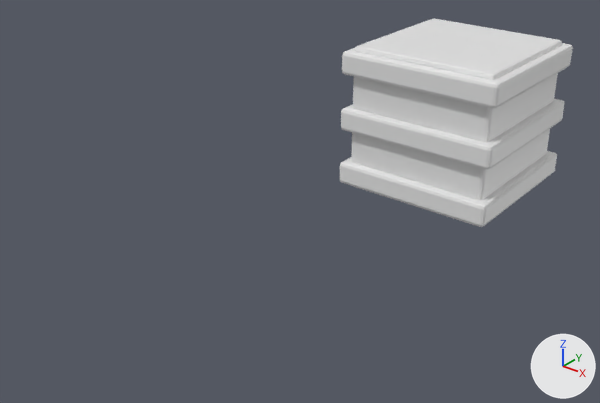
One commit to the FBX model Assets/FBX/generated/SM_Ship_Freighter_01_Reactor.fbx: the scene before it, then after it.
Both versions are drawn from a camera (50 mm lens) standing at (376.0, -719.0, 288.0) and looking at (-20.0, -224.0, -19.0). Lighting does not change. The marker at lower right points along +X, +Y and +Z. The picture after the commit comes second.

In view in the first picture: 'SM_Ship_Freighter_01_Reactor'.
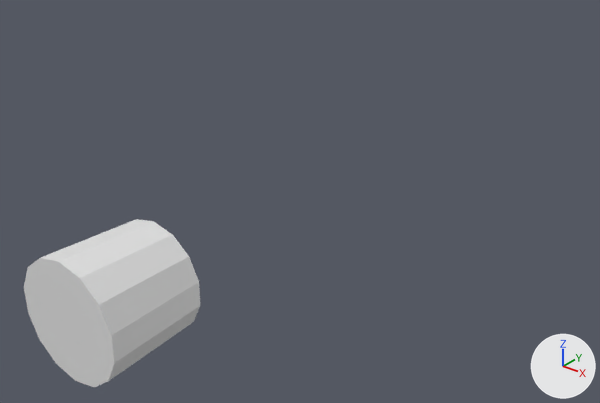
Patch to the scene script:
```diff
--- a/Assets/FBX/generated/SM_Ship_Freighter_01_Reactor.fbx.py
+++ b/Assets/FBX/generated/SM_Ship_Freighter_01_Reactor.fbx.py
@@ me_cube_020 @@
 # used by ob_sm_ship_freighter_01_reactor; location = (0.0, 0.0, 0.0)
-me_cube_020.from_pydata(...)  # 224 vertices, 216 faces; spans x -82.0..82.0, y -82.0..82.0, z -74.0..74.0
+me_cube_020.from_pydata(...)  # 28 vertices, 16 faces; spans x -42.0..42.0, y -36.0..38.0, z -44.0..44.0
+# me_cube_020 part 1: a new loose piece, a 14-sided cut cone along y (radius 44.0 at the low end, 40.0 at the high end) spanning x -42.0..42.0, y -36.0..38.0, z -44.0..44.0, in mat_m_reactor_block (white #e7e7e7)
+# me_cube_020 part 2: the loose piece of 56 vertices spanning x -74.0..74.0, y -74.0..74.0, z -74.0..74.0 is deleted
+# me_cube_020 part 3: the loose piece of 56 vertices spanning x -82.0..82.0, y -82.0..82.0, z -69.0..-46.0 is deleted
+# me_cube_020 part 4: the loose piece of 56 vertices spanning x -82.0..82.0, y -82.0..82.0, z -12.0..12.0 is deleted
+# me_cube_020 part 5: the loose piece of 56 vertices spanning x -82.0..82.0, y -82.0..82.0, z 46.0..69.0 is deleted
 me_cube_020.materials.append(mat_m_reactor_block)
@@ ob_sm_ship_freighter_01_reactor @@
 ob_sm_ship_freighter_01_reactor = bpy.data.objects.new('SM_Ship_Freighter_01_Reactor', me_cube_020)
-ob_sm_ship_freighter_01_reactor.location = (0.0, 0.0, 0.0)
+ob_sm_ship_freighter_01_reactor.location = (0.0, -439.2, 0.0)
```

What differs and where, as boxes [x1, y1, x2, y2] in the pictures (600 x 403 px):
'SM_Ship_Freighter_01_Reactor', reshaped, moved (24% narrower, 20% shorter): before [340, 18, 573, 227]; after [24, 219, 201, 387]
part 1 of me_cube_020, added: after [24, 219, 201, 387]
part 2 of me_cube_020, deleted: before [351, 18, 562, 226]
part 3 of me_cube_020, deleted: before [340, 151, 557, 227]
part 4 of me_cube_020, deleted: before [341, 99, 565, 169]
part 5 of me_cube_020, deleted: before [342, 43, 573, 108]
